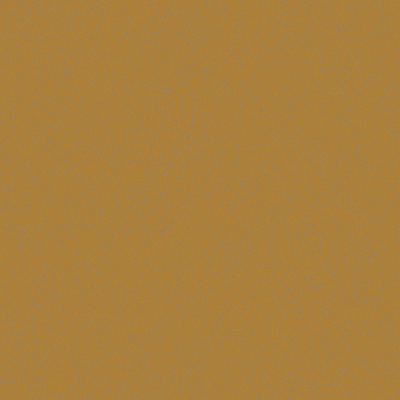
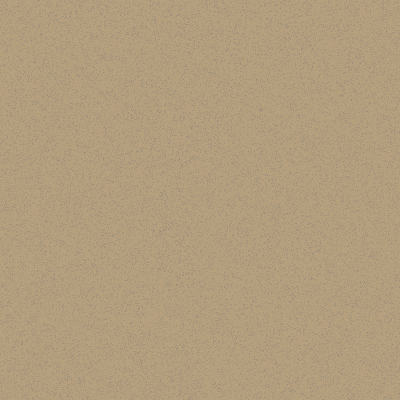
Layer changes from the first w=400, h=400 image to the second:
painted on "Colour" over <box>0,0,400,400</box>
